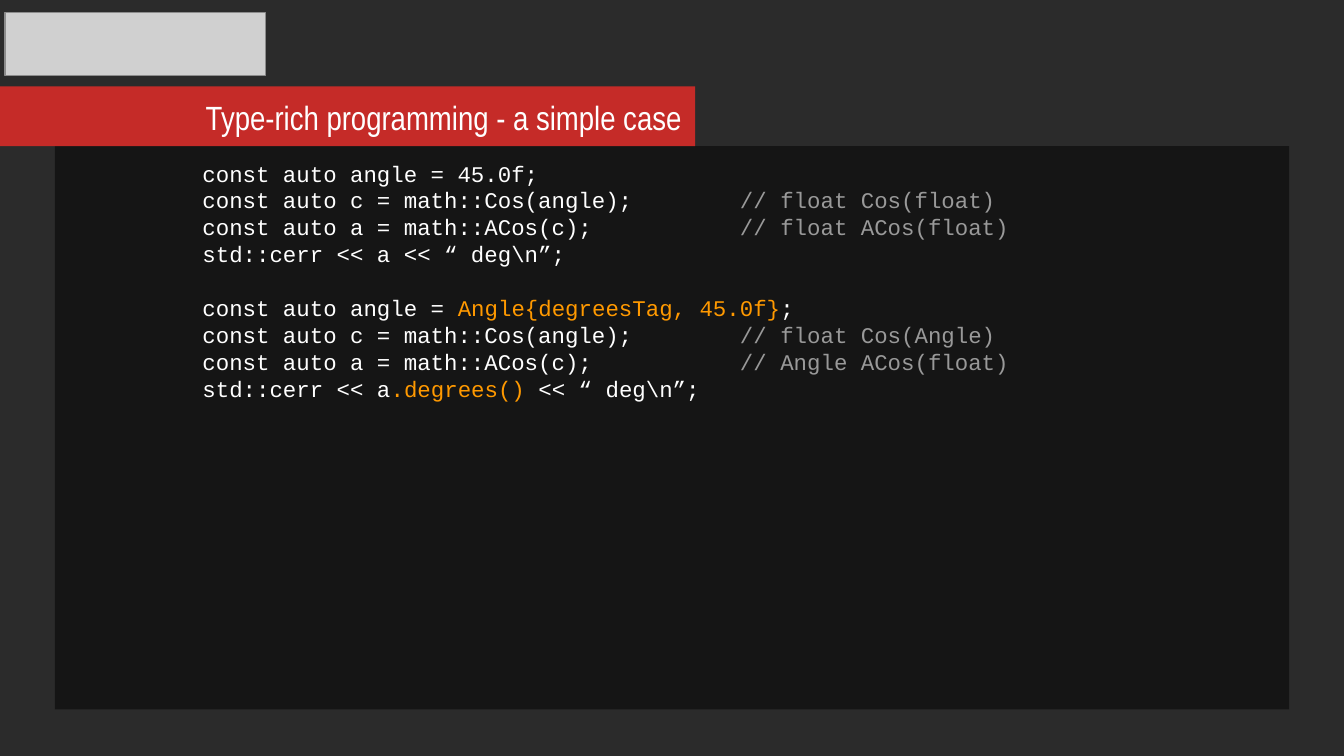
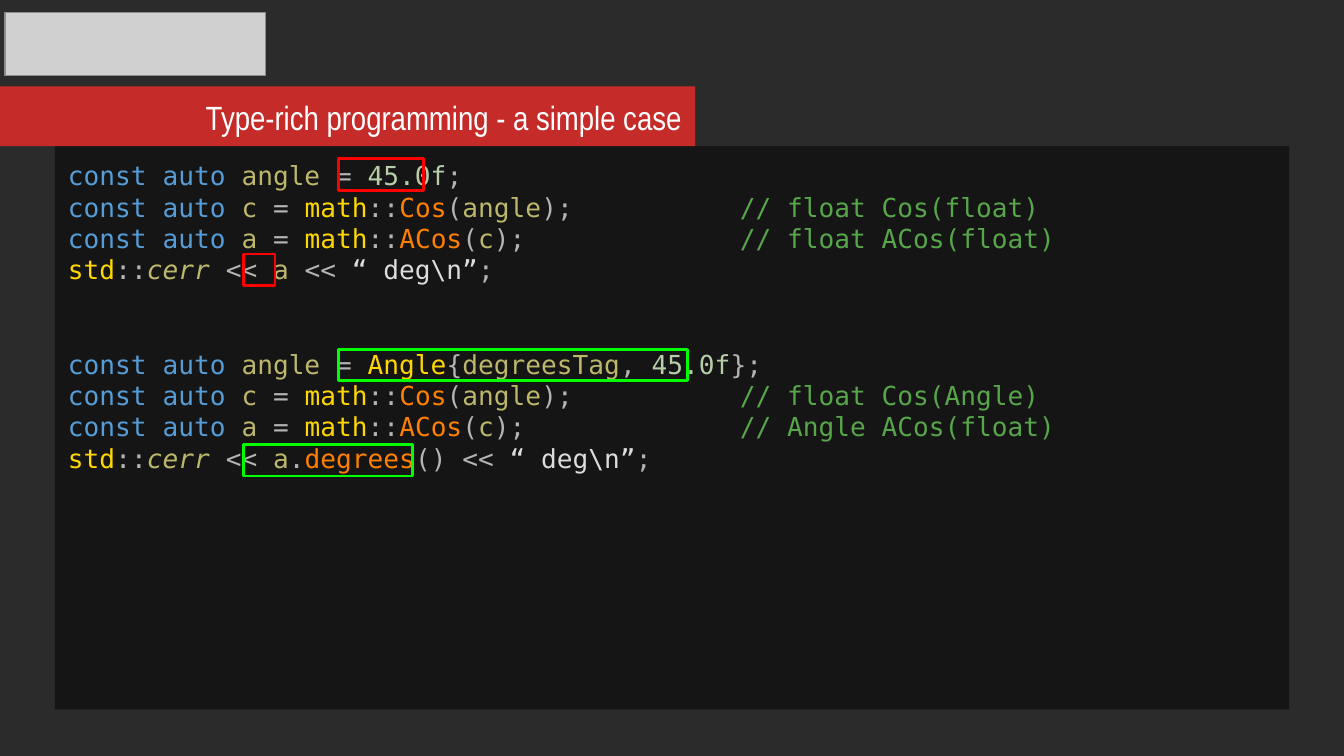
Before and after one commit to mikosz/type-safety, a slide deck: slide 9 of ask-not-what-you-can-do-for-the-compiler.odp (slide 12 before the commit). Drawn at 1344x756 pixels with LibreOffice and Linux fonts; fonts in the diff are those of the drawing; grey boxes stand for pictures; background and template pictures are left out; a plain dark background stands for a picture behind light text. Boxes give left, top, right and bottom in pixels: in the first picture for what was removed or moved away, otherwise in the second. Text is boxed around its words. In the diff, an @@ line names an element or a change of style, - is before the commit and + after.

Commit message:
Updated code listings for Angle

```diff
--- a/ask-not-what-you-can-do-for-the-compiler.odp
+++ b/ask-not-what-you-can-do-for-the-compiler.odp
@@ rectangle "const auto angle = 45.0f;" at (55, 146, 1289, 710): size 12 to 14 pt, font Courier New to DejaVu Sans Mono; text colour #FFFFFF to #569CD6 in "const auto", "const auto", "const auto", "const auto" and 2 more places; text colour #FFFFFF to #BDB76B in "angle", "c math::Cos(angle);", "a math::ACos(c);", "std::cerr a" and 4 more places; text colour #FFFFFF to #B4B4B4 in "= 45.0f;", "= math::Cos(angle);", "= math::ACos(c);", "std::cerr << << deg\n”;" and 4 more places; text colour #FFFFFF to #B5CEA8 in "45.0f;"; text colour #FFFFFF to #FFD700 in "math::Cos(angle);", "math::ACos(c);", "std::cerr", "math::Cos(angle);" and 2 more places; text colour #FFFFFF to #FF8000 in "math::Cos(angle);", "math::ACos(c);", "math::Cos(angle);", "math::ACos(c);"; text colour #999999 to #57A64A in "// float Cos(float)", "// float ACos(float)", "// float Cos(Angle)", "// Angle ACos(float)"; text colour #FFFFFF to #DCDCDC in "“ deg\n”;", "“ deg\n”;"; italic on in "std::cerr", "std::cerr"; text colour #FF9900 to #FFD700, text colour #FF9900 to #BDB76B in "Angle{degreesTag,"; text colour #FF9900 to #B4B4B4 in "Angle{degreesTag, 45.0f};", "a.degrees()"; text colour #FF9900 to #B5CEA8 in "45.0f};"; text colour #FF9900 to #FF8000 in "a.degrees()"; indent changed @@
@@ rectangle added at (339, 159, 423, 191), outline #FF0000 1.5 pt @@
@@ rectangle added at (243, 254, 276, 286), outline #FF0000 1.5 pt @@
@@ rectangle added at (339, 349, 688, 382), outline #00FF00 1.5 pt @@
@@ rectangle added at (243, 445, 413, 477), outline #00FF00 1.5 pt @@
```
Also in this commit, not shown: 4 other slides changed, 1 slide added, 5 slides removed.
